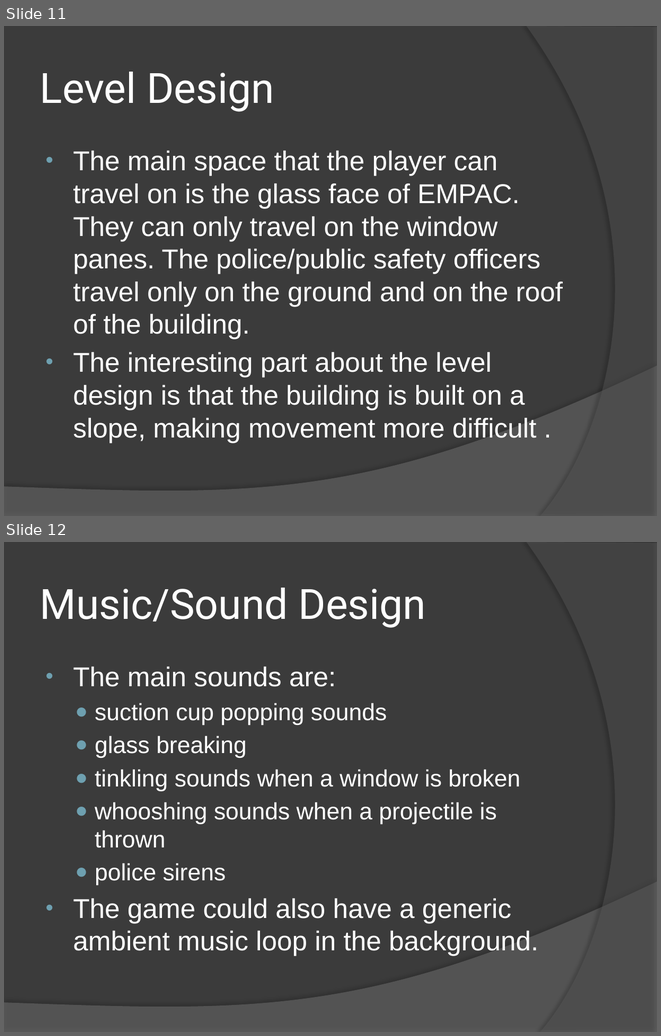
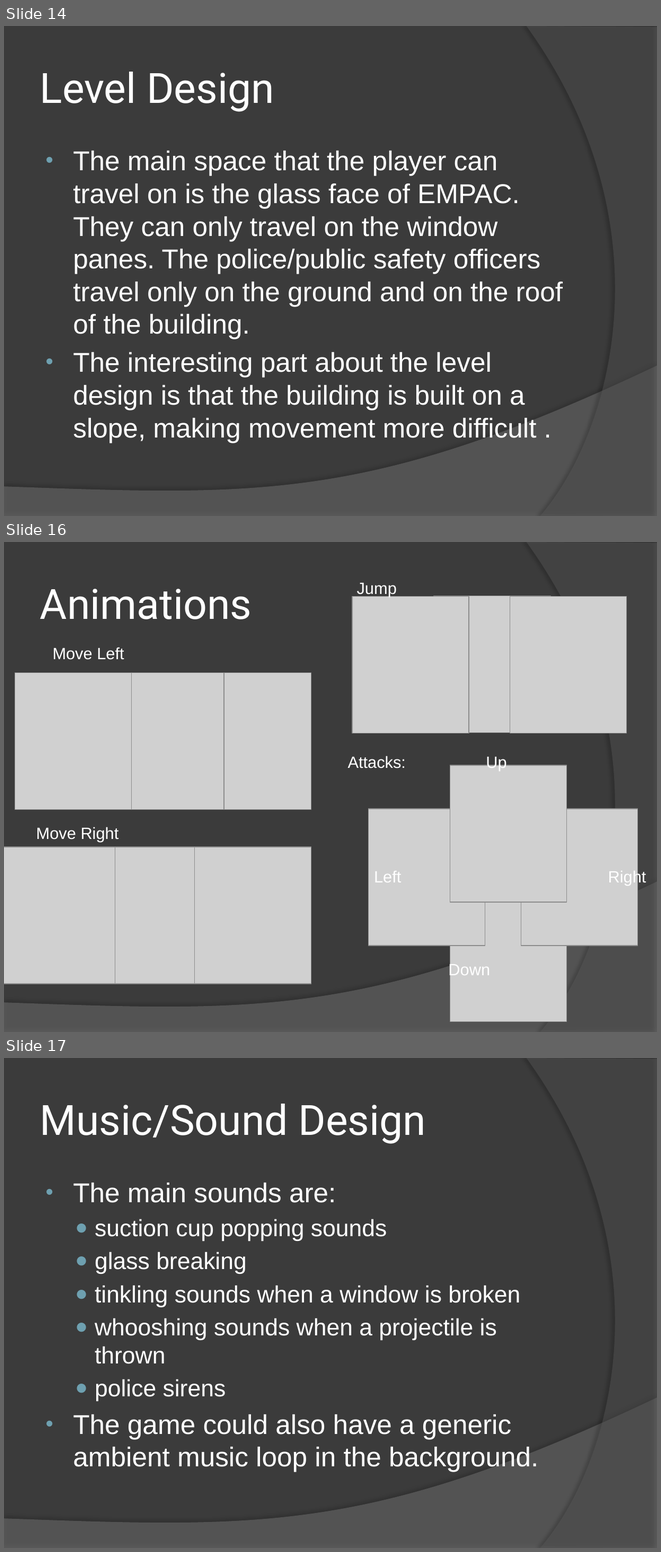
Before and after one commit to sonicma7/empacgame, a slide deck: Glassbreaker.pptx. Shown one above the other, each under a label of ours: slides 11 and 12 before the commit, slides 14, 16 and 17 after it; the slides between them are not shown. The pictures are 661x1036 and 661x1552 pixels, drawn with LibreOffice and Linux fonts; fonts in the diff are those of the drawing; grey boxes stand for pictures. Boxes give left, top, right and bottom in pixels: in the first picture for what was removed or moved away, otherwise in the second. Text is boxed around its words. In the diff, an @@ line names an element or a change of style, - is before the commit and + after.

```diff
--- a/Glassbreaker.pptx
+++ b/Glassbreaker.pptx
@@ slide 16 added at bbox=[4, 542, 657, 1032], background #3B3B3B; not listed: 2 template elements that a slide beside it also shows @@
@@ title added at bbox=[40, 589, 252, 619], 46 pt, text #FFFFFF @@
+Animations
@@ text added at bbox=[357, 583, 397, 597], 18 pt, text #FFFFFF @@
+Jump
@@ picture added at bbox=[352, 596, 469, 733] @@
@@ picture added at bbox=[434, 596, 550, 733] @@
@@ picture added at bbox=[510, 596, 627, 733] @@
@@ text added at bbox=[53, 647, 124, 660], 18 pt, text #FFFFFF @@
+Move Left
@@ picture added at bbox=[15, 672, 132, 810] @@
@@ picture added at bbox=[107, 672, 224, 810] @@
@@ picture added at bbox=[195, 672, 311, 810] @@
@@ text added at bbox=[348, 756, 406, 768], 18 pt, text #FFFFFF @@
+Attacks:
@@ text added at bbox=[486, 755, 506, 771], 18 pt, text #FFFFFF @@
+Up
@@ picture added at bbox=[450, 765, 567, 902] @@
@@ picture added at bbox=[368, 809, 485, 945] @@
@@ picture added at bbox=[521, 809, 638, 945] @@
@@ text added at bbox=[36, 827, 119, 842], 18 pt, text #FFFFFF @@
+Move Right
@@ picture added at bbox=[4, 847, 116, 984] @@
@@ picture added at bbox=[97, 847, 213, 984] @@
@@ picture added at bbox=[195, 847, 311, 984] @@
@@ text added at bbox=[374, 871, 401, 882], 18 pt, text #FFFFFF @@
+Left
@@ text added at bbox=[608, 870, 646, 885], 18 pt, text #FFFFFF @@
+Right
@@ picture added at bbox=[450, 885, 567, 1022] @@
@@ text added at bbox=[448, 962, 490, 978], 18 pt, text #FFFFFF @@
+Down
@@ what was slide 11 is now slide 14 @@
@@ what was slide 12 is now slide 17 @@
```
Also in this commit, not shown: 8 other slides added, 2 slides removed.
